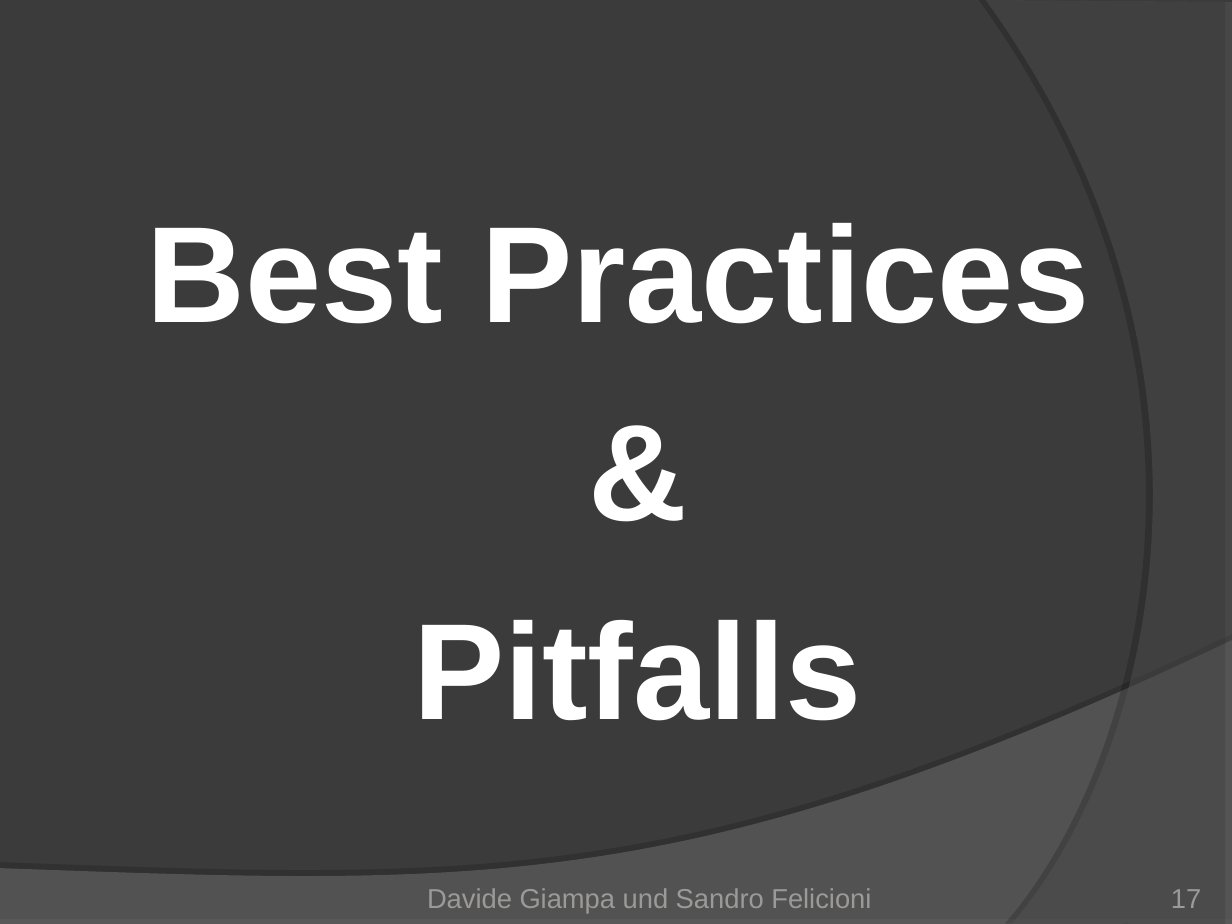
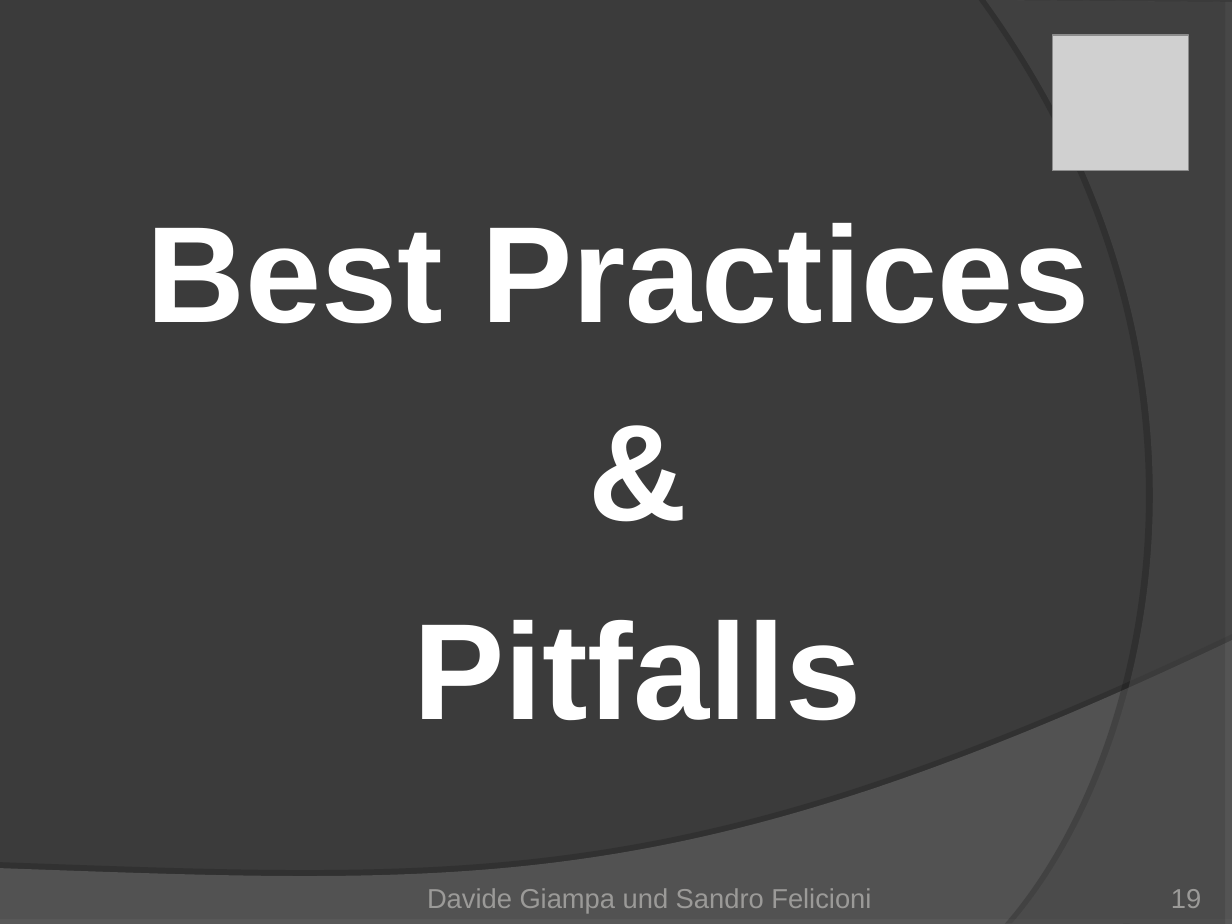
Before and after one commit to Mr-Slash/TrailDevils, a slide deck: slide 19 of doc/01_Project Management/TrailDevils-final.ppt (slide 17 before the commit). Drawn at 1232x924 pixels with LibreOffice and Linux fonts; fonts in the diff are those of the drawing; grey boxes stand for pictures. Boxes give left, top, right and bottom in pixels: in the first picture for what was removed or moved away, otherwise in the second. Text is boxed around its words. In the diff, an @@ line names an element or a change of style, - is before the commit and + after.

```diff
--- a/doc/01_Project Management/TrailDevils-final.ppt
+++ b/doc/01_Project Management/TrailDevils-final.ppt
@@ picture added at (1052, 34, 1188, 170) @@
@@ page number at (1171, 889, 1201, 908): text changed @@
-17
+19
```
Also in this commit, not shown: 5 other slides changed, 2 slides added, 1 other file.
